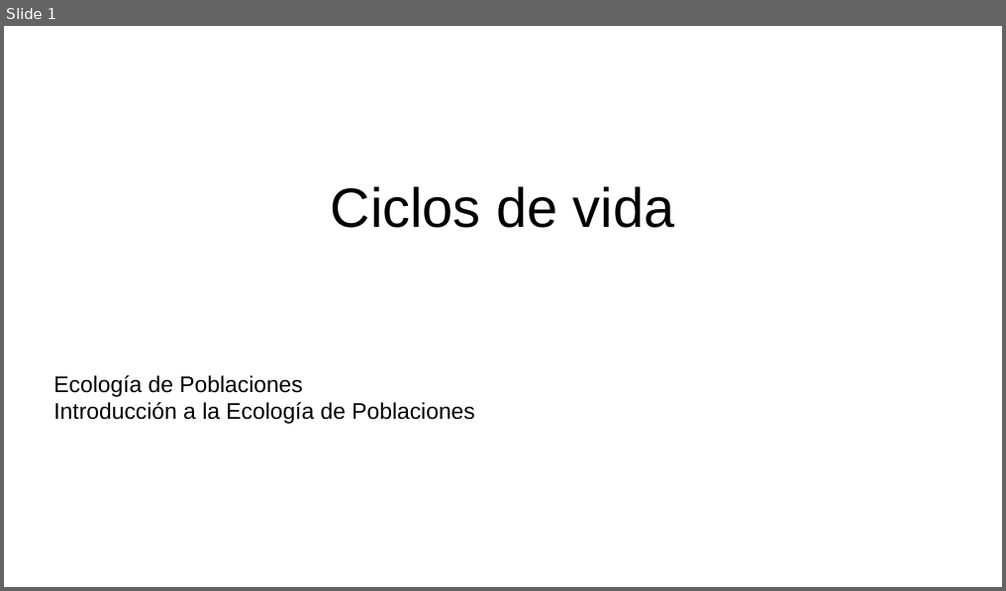
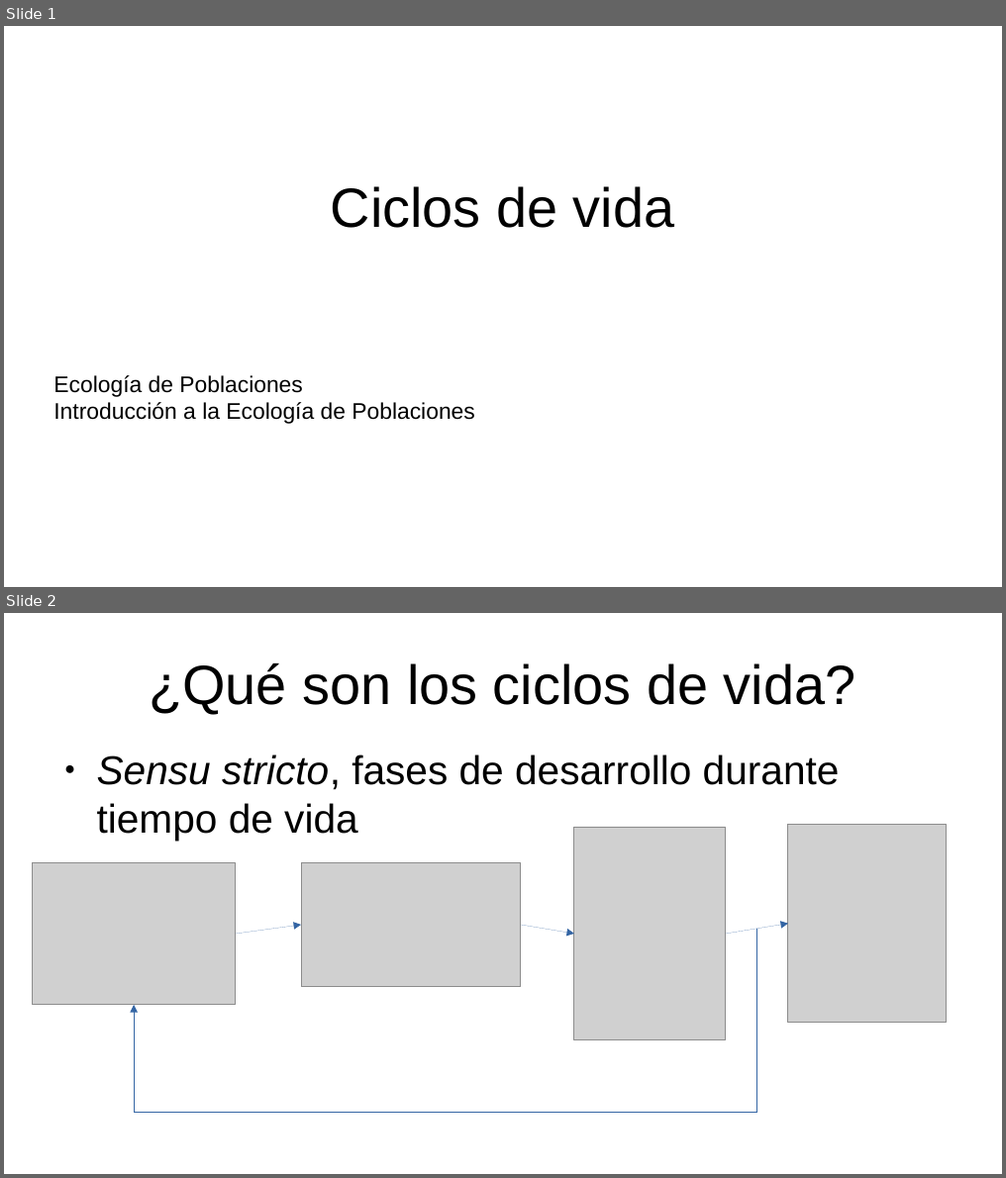
Before and after one commit to gerardommc/Ecologia-poblaciones, a slide deck: Unidad-1/Ciclos-vida.odp. Shown one above the other, each under a label of ours: slide 1 before the commit, slides 1 and 2 after it. The pictures are 1006x591 and 1006x1178 pixels, drawn with LibreOffice and Linux fonts; fonts in the diff are those of the drawing; grey boxes stand for pictures. Boxes give left, top, right and bottom in pixels: in the first picture for what was removed or moved away, otherwise in the second. Text is boxed around its words. In the diff, an @@ line names an element or a change of style, - is before the commit and + after.

Commit message:
Ciclos terminado

```diff
--- a/Unidad-1/Ciclos-vida.odp
+++ b/Unidad-1/Ciclos-vida.odp
@@ slide 2 added at [4, 613, 1002, 1174], background #FFFFFF @@
@@ title added at [149, 663, 856, 714], 44 pt, text #000000 @@
+¿Qué son los ciclos de vida?
@@ text added at [97, 755, 840, 840], 32 pt, text #000000 @@
+● Sensu stricto, fases de desarrollo durante tiempo de vida
@@ picture added at [574, 827, 726, 1041] @@
@@ picture added at [788, 824, 946, 1022] @@
@@ picture added at [32, 862, 236, 1005] @@
@@ picture added at [301, 862, 521, 988] @@
@@ elbow arrow added from (757, 929) to (134, 1005), #3465A4 0 pt @@
@@ arrow added from (236, 934) to (301, 925), #3465A4 0 pt @@
@@ arrow added from (521, 925) to (574, 934), #3465A4 0 pt @@
@@ arrow added from (726, 934) to (788, 924), #3465A4 0 pt @@
```
Also in this commit, not shown: 9 other slides added, 1 slide removed, 8 other files.
